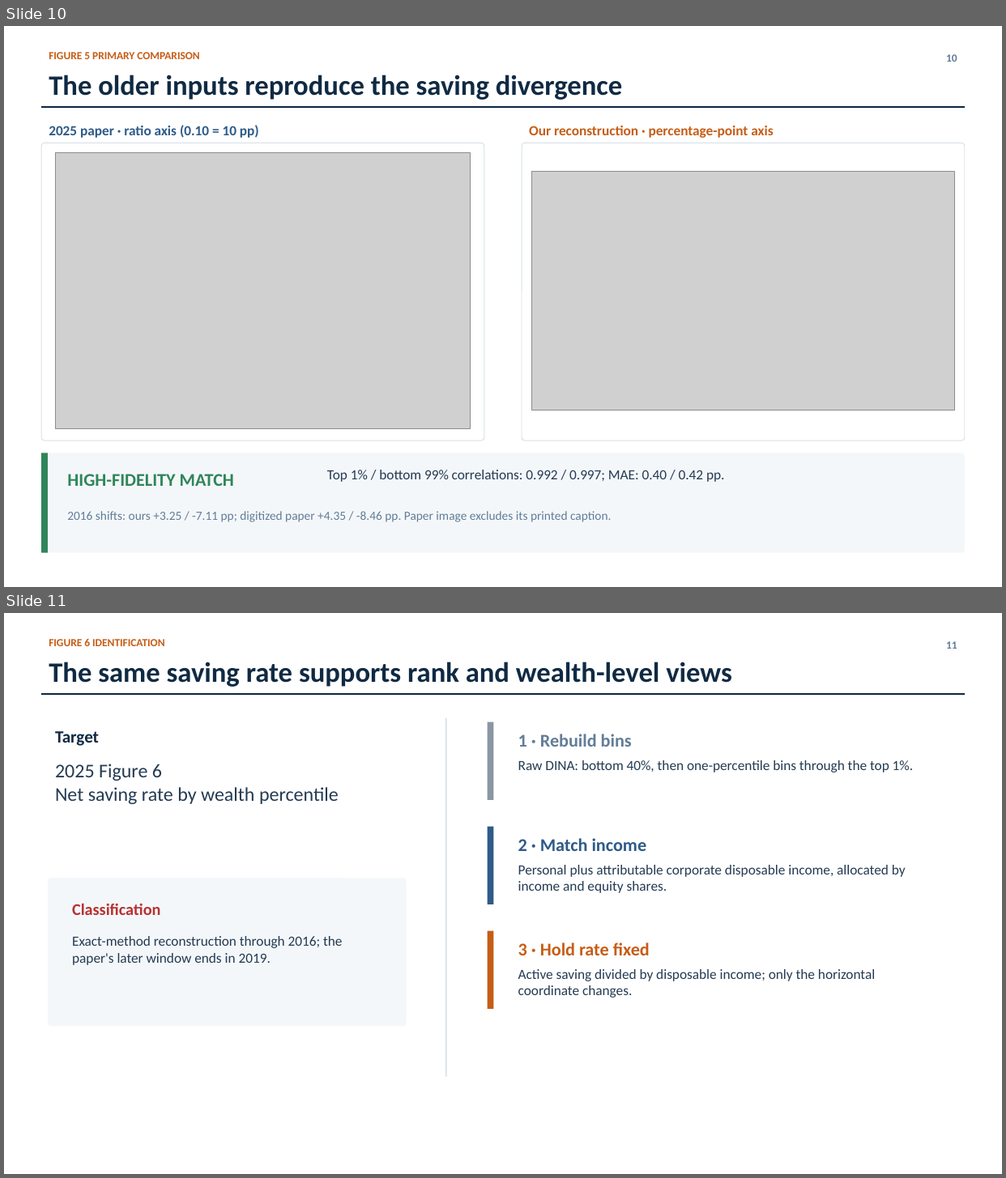
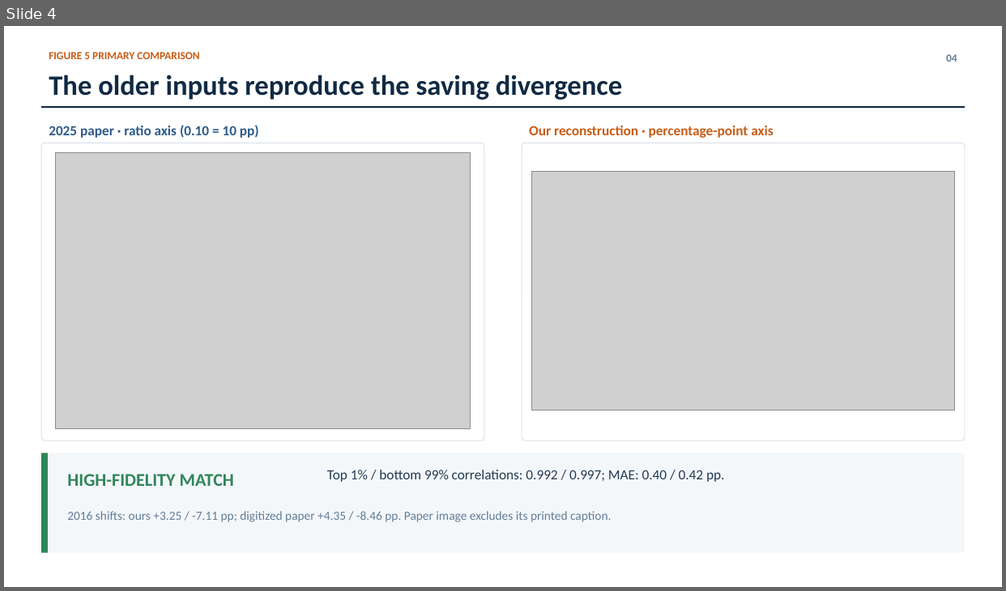
Before and after one commit to lorenz-gorini/mian-sufi-straub2025-saving-glut-replication, a slide deck: Presentation/4_figure_comparison/presentation.pptx. Shown one above the other, each under a label of ours: slides 10 and 11 before the commit, slide 4 after it. The pictures are 1006x1178 and 1006x591 pixels, drawn with LibreOffice and Linux fonts; fonts in the diff are those of the drawing; grey boxes stand for pictures. Boxes give left, top, right and bottom in pixels: in the first picture for what was removed or moved away, otherwise in the second. Text is boxed around its words. In the diff, an @@ line names an element or a change of style, - is before the commit and + after.

Commit message:
Refresh comparison + extension presentation decks
- add direct Figure 6 and Figure 8 comparisons
- move wealth and heatmap diagnostics to the extension deck
- update presentation sources, QA contracts, and project records

```diff
--- a/Presentation/4_figure_comparison/presentation.pptx
+++ b/Presentation/4_figure_comparison/presentation.pptx
@@ slide 11 removed at <box>4,613,1002,1174</box>, background #FFFFFF @@
@@ text removed at <box>49,638,164,646</box> @@
-FIGURE 6 IDENTIFICATION
@@ text removed at <box>946,641,957,649</box> @@
-11
@@ text removed at <box>49,662,732,687</box> @@
-The same saving rate supports rank and wealth-level views
@@ rectangle removed at <box>41,693,965,695</box> @@
@@ text removed at <box>55,731,99,746</box> @@
-Target
@@ rectangle removed at <box>445,718,447,1077</box> @@
@@ rectangle removed at <box>488,722,493,800</box> @@
@@ text removed at <box>518,734,632,747</box> @@
-1 · Rebuild bins
@@ text removed at <box>55,764,339,804</box> @@
-2025 Figure 6
-Net saving rate by wealth percentile
@@ text removed at <box>518,760,913,773</box> @@
-Raw DINA: bottom 40%, then one-percentile bins through the top 1%.
@@ rectangle removed at <box>488,826,493,905</box> @@
@@ text removed at <box>518,838,647,851</box> @@
-2 · Match income
@@ rounded rectangle removed at <box>48,878,406,1026</box> @@
@@ text removed at <box>518,865,906,893</box> @@
-Personal plus attributable corporate disposable income, allocated by income and equity shares.
@@ text removed at <box>72,903,160,915</box> @@
-Classification
@@ text removed at <box>72,936,342,965</box> @@
-Exact-method reconstruction through 2016; the paper's later window ends in 2019.
@@ rectangle removed at <box>488,931,493,1009</box> @@
@@ text removed at <box>518,943,650,956</box> @@
-3 · Hold rate fixed
@@ text removed at <box>518,969,875,998</box> @@
-Active saving divided by disposable income; only the horizontal coordinate changes.
@@ what was slide 10 is now slide 4 @@
@@ slide 4 changed as well @@
@@ text at <box>946,54,957,62</box>: text changed @@
-10
+04
```
Also in this commit, not shown: 6 other slides changed, 10 other slides removed, 21 other files.
